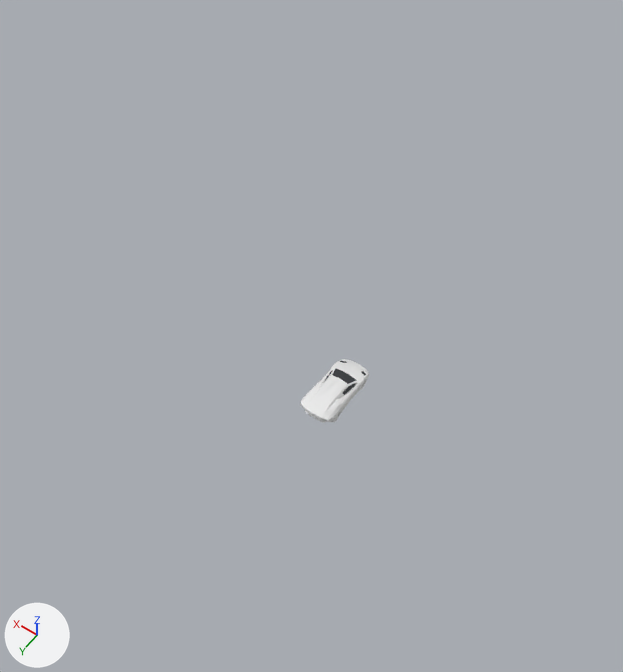
What one commit did to the Blender file lamborgini.blend.
One viewpoint serves both versions: a 50 mm lens placed at (-24.5, 38.3, 66.8), pointed at (1.0, 2.5, 10.5). Arrows for +X, +Y and +Z are at lower left; the lights stay in place.

The older version as bpy lines, for what is in view:
```python
me_cube = bpy.data.meshes.new('Cube')
me_cube.from_pydata(...)  # 984 vertices, 912 faces; spans x 0.0..1.69, y -3.73..3.78, z 0.14..1.78
me_cube.polygons.foreach_set('use_smooth', [True] * 912)
# faces by material slot: [624, 243, 16, 29]
me_cube.materials.append(mat_grey_metal)  # its picture is missing
me_cube.materials.append(mat_black_metal)  # its picture is missing
me_cube.materials.append(mat_glass)  # dark grey #494d51
me_cube.materials.append(mat_black_metal)  # its picture is missing
ob_body = bpy.data.objects.new('body', me_cube)
ob_body.location = (0.0, 0.0, 0.0)
_m = ob_body.modifiers.new('Mirror', 'MIRROR')
```
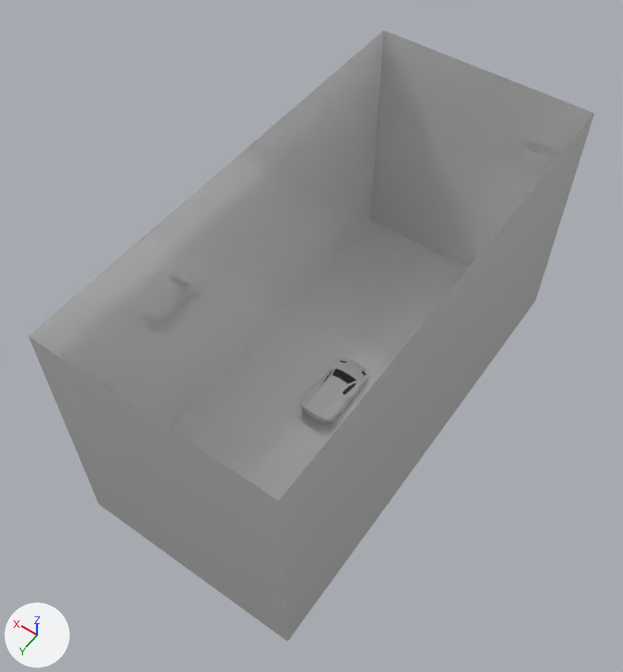
Scene script edits in JSON lines:
```json
{"op": "add", "block": "mat_material", "code": ["mat_material = principled_material('Material')", "mat_material.base_color = (0.8, 0.8, 0.8)  # white #e7e7e7", "mat_material.metallic = 0.3", "mat_material.roughness = 0.0"]}
{"op": "add", "block": "me_cube_001", "code": ["me_cube_001 = bpy.data.meshes.new('Cube.001')", "me_cube_001.from_pydata([(-1.0, -2.1, -1.0), (-1.0, -2.1, 22.2), (-1.0, 2.1, -1.0), (-1.0, 2.1, 22.2), (1.0, -2.1, -1.0), (1.0, -2.1, 22.2), (1.0, 2.1, -1.0), (1.0, 2.1, 22.2)], [], [(0, 1, 3, 2), (2, 3, 7, 6), (6, 7, 5, 4), (4, 5, 1, 0), (2, 6, 4, 0)])", "me_cube_001.materials.append(mat_material)  # white #e7e7e7"]}
{"op": "add", "block": "ob_background", "code": ["ob_background = bpy.data.objects.new('background', me_cube_001)", "ob_background.location = (0.0, 0.0, 1.0)", "ob_background.scale = (10.0, 10.0, 1.0)"]}
```

Changed parts and their boxes [x1, y1, x2, y2] in the pictures (623 x 672 px):
```json
{"object": "background", "change": "added", "after": [29, 31, 595, 641]}
```
